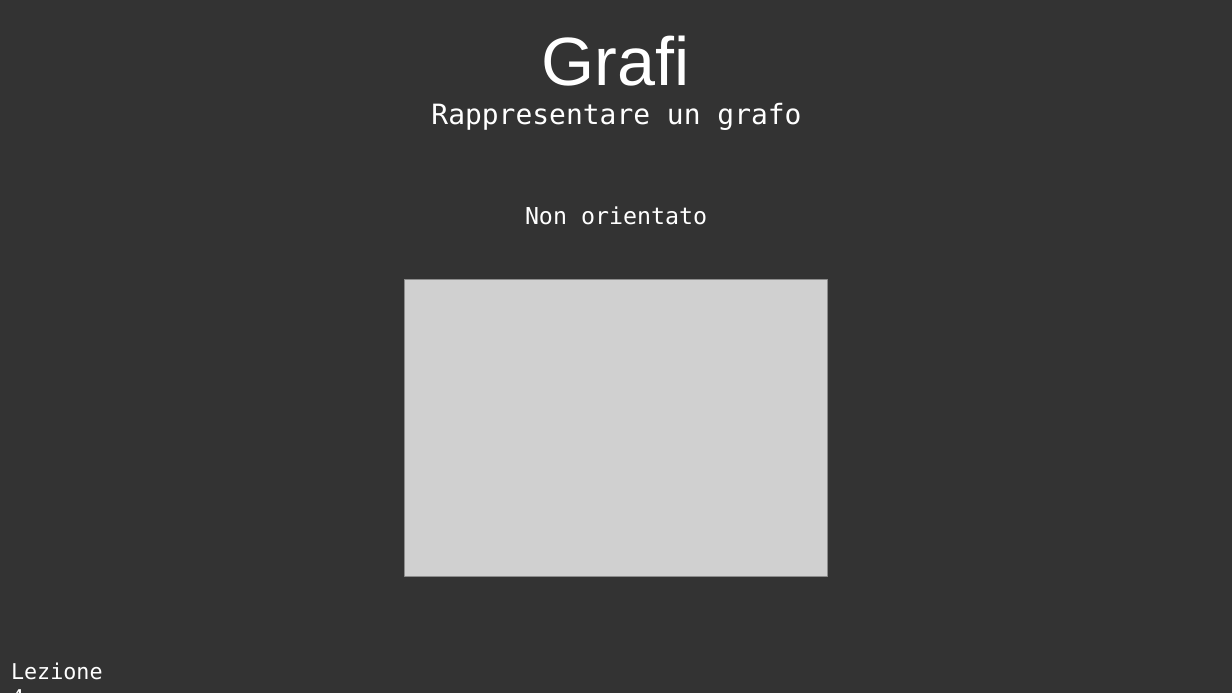
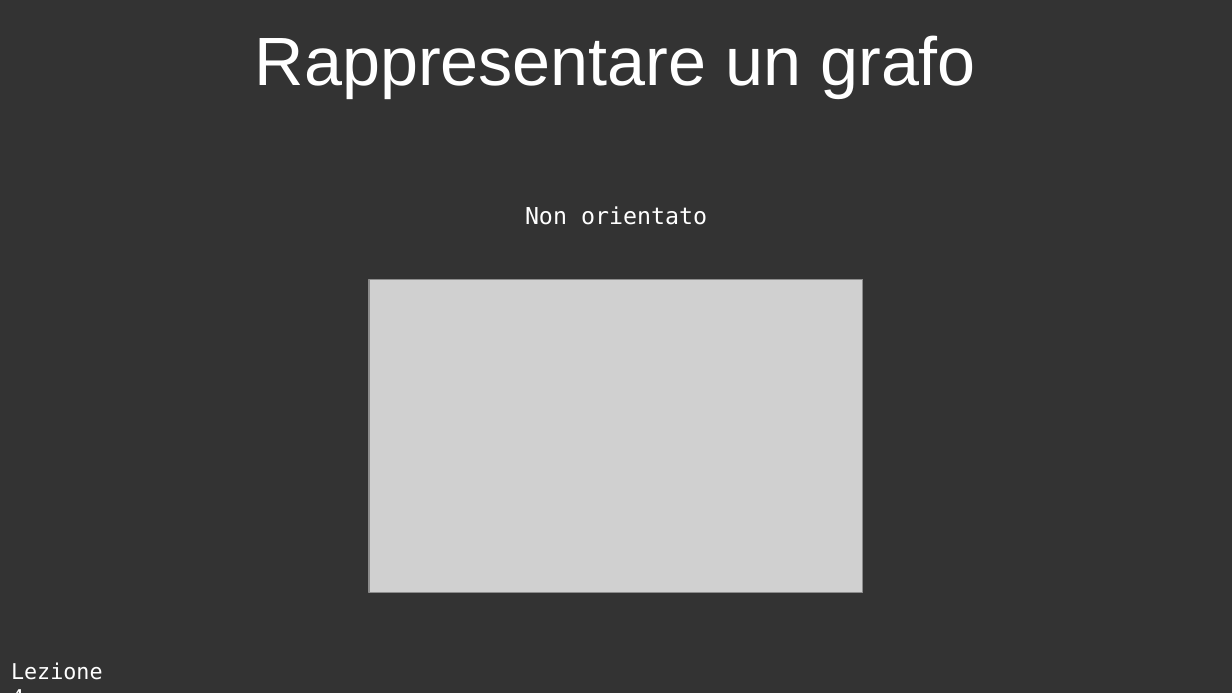
Before and after one commit to GioBigno/corso-CP, a slide deck: slide 6 of lezione_4/slide/presentazione.odp. Drawn at 1232x693 pixels with LibreOffice and Linux fonts; fonts in the diff are those of the drawing; grey boxes stand for pictures. Boxes give left, top, right and bottom in pixels: in the first picture for what was removed or moved away, otherwise in the second. Text is boxed around its words. In the diff, an @@ line names an element or a change of style, - is before the commit and + after.

```diff
--- a/lezione_4/slide/presentazione.odp
+++ b/lezione_4/slide/presentazione.odp
@@ title "Rappresentare un grafo": place and size @@
-title "Rappresentare un grafo" at (431,102,801,130)
+title "Rappresentare un grafo" at (255,35,976,97)
@@ title "Rappresentare un grafo" at (255,35,976,97): size 18 to 44 pt, font DejaVu Sans Mono to Arial; alignment left to centre; vertical alignment top to middle @@
@@ title removed at (542,35,690,86) @@
-Grafi
@@ picture: place and size @@
-picture at (405,279,827,577)
+picture at (369,279,863,593)
```
Also in this commit, not shown: 6 other slides changed, 18 slides added, 39 other files.
